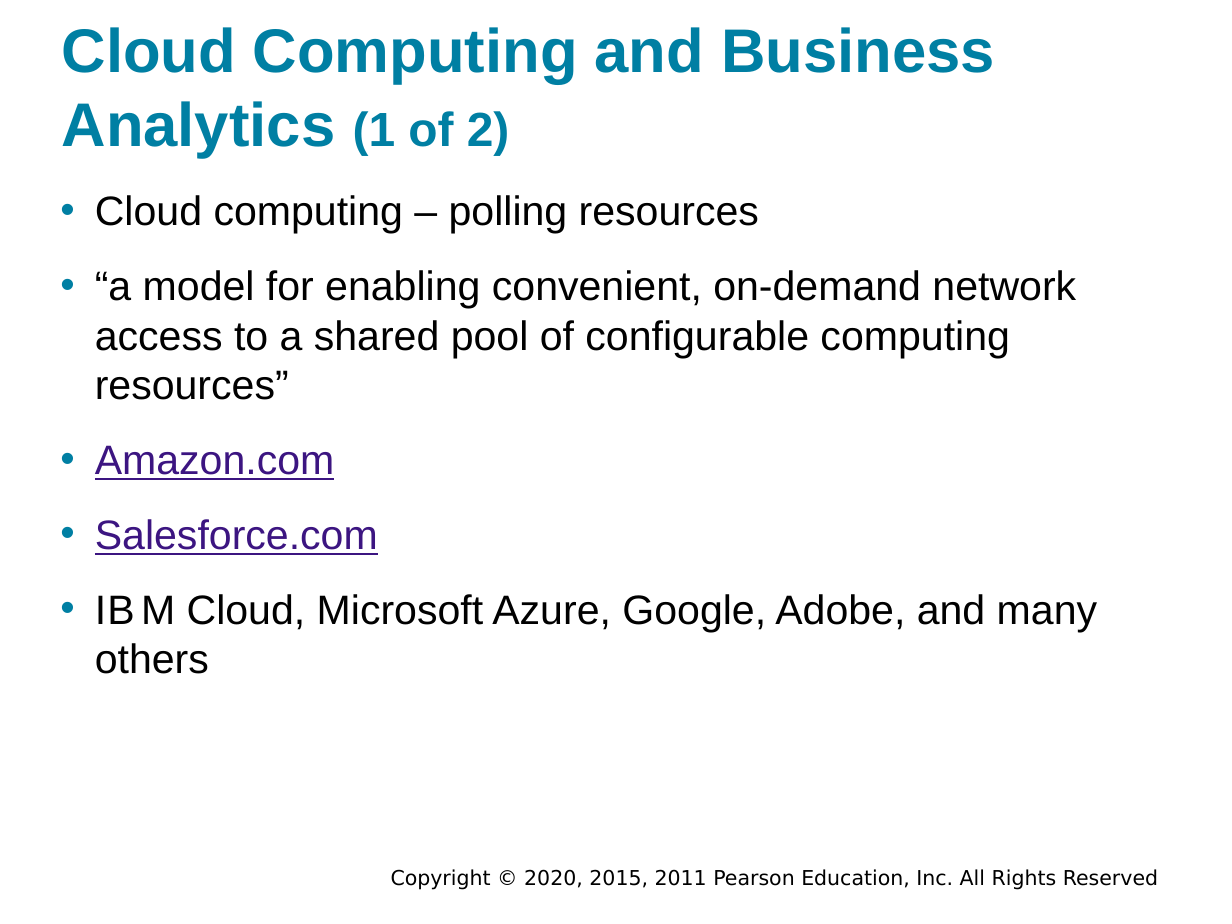
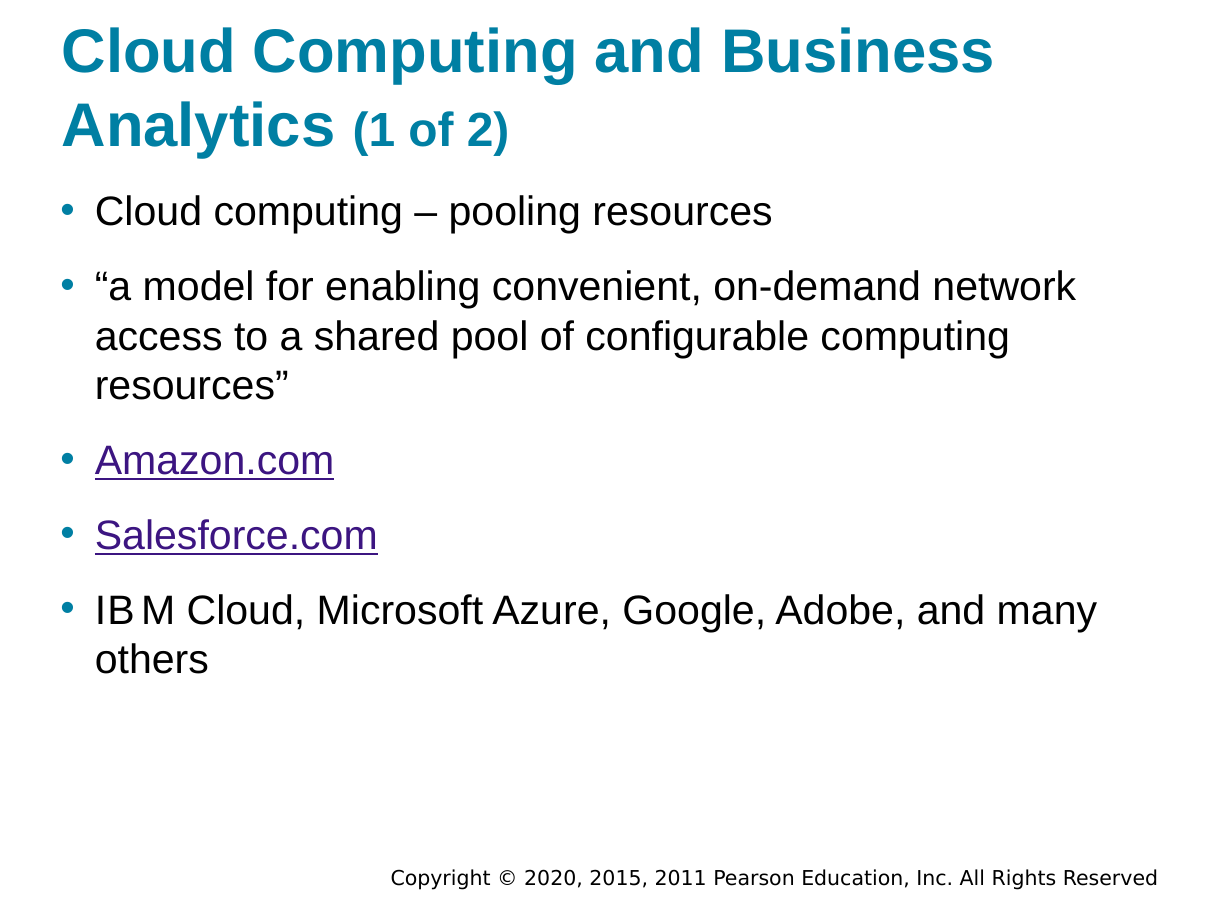
Before and after one commit to walkman617/DS2021, a slide deck: slide 36 of Slides/Sharda_11e_full_accessible_ppt_09.pptx. Drawn at 1232x924 pixels with LibreOffice and Linux fonts; fonts in the diff are those of the drawing; background and template pictures are left out. Boxes give left, top, right and bottom in pixels: in the first picture for what was removed or moved away, otherwise in the second. Text is boxed around its words. In the diff, an @@ line names an element or a change of style, - is before the commit and + after.

```diff
--- a/Slides/Sharda_11e_full_accessible_ppt_09.pptx
+++ b/Slides/Sharda_11e_full_accessible_ppt_09.pptx
@@ text at [95,195,772,234]: text changed @@
-• Cloud computing – polling resources
+• Cloud computing – pooling resources
```
